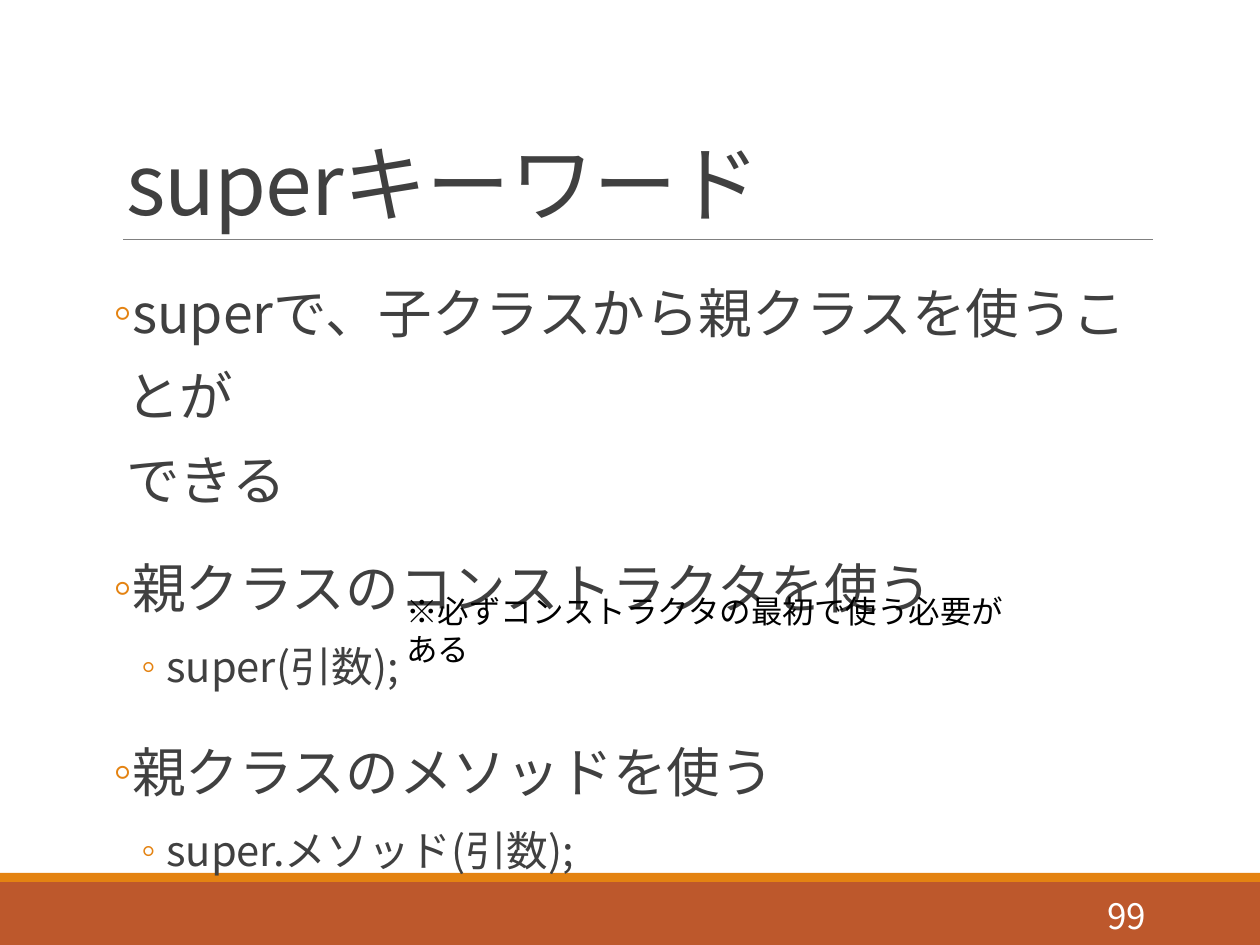
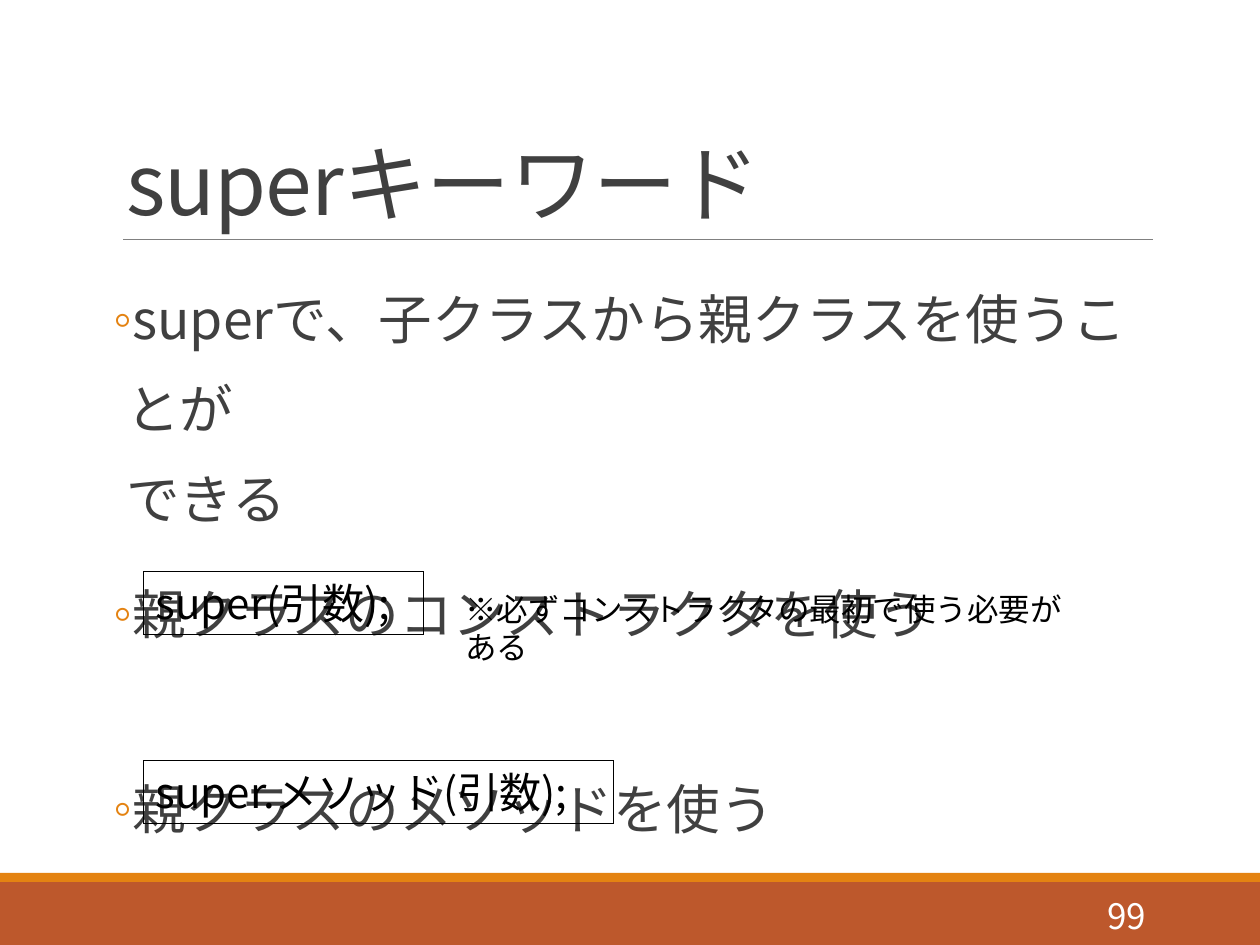
Before and after one commit to akokubo/kuroishi_ch_processing, a slide deck: slide 99 of slide_programming_processing.pptx. Drawn at 1260x945 pixels with LibreOffice and Linux fonts; fonts in the diff are those of the drawing. Boxes give left, top, right and bottom in pixels: in the first picture for what was removed or moved away, otherwise in the second. Text is boxed around its words. In the diff, an @@ line names an element or a change of style, - is before the commit and + after.

```diff
--- a/slide_programming_processing.pptx
+++ b/slide_programming_processing.pptx
@@ text "superで、子クラスから親クラスを使うことが できる" at bbox=[126, 294, 1126, 834]: line spacing 1.3 to 1.4 @@
@@ rectangle added at bbox=[144, 571, 423, 634], outline #000000 0.75 pt, 24 pt, text #000000 @@
+super(引数);
@@ text "※必ずコンストラクタの最初で使う必要がある" rewrapped from bbox=[406, 591, 1003, 626] to bbox=[465, 589, 1062, 630] @@
@@ text at bbox=[166, 647, 398, 692]: paragraph removed @@
-  ◦ super(引数);
@@ rectangle added at bbox=[144, 760, 615, 823], outline #000000 0.75 pt, 24 pt, text #000000 @@
+super.メソッド(引数);
@@ text at bbox=[166, 831, 574, 876]: paragraph removed @@
-  ◦ super.メソッド(引数);
```
Also in this commit, not shown: 5 other slides changed, 1 other file.
